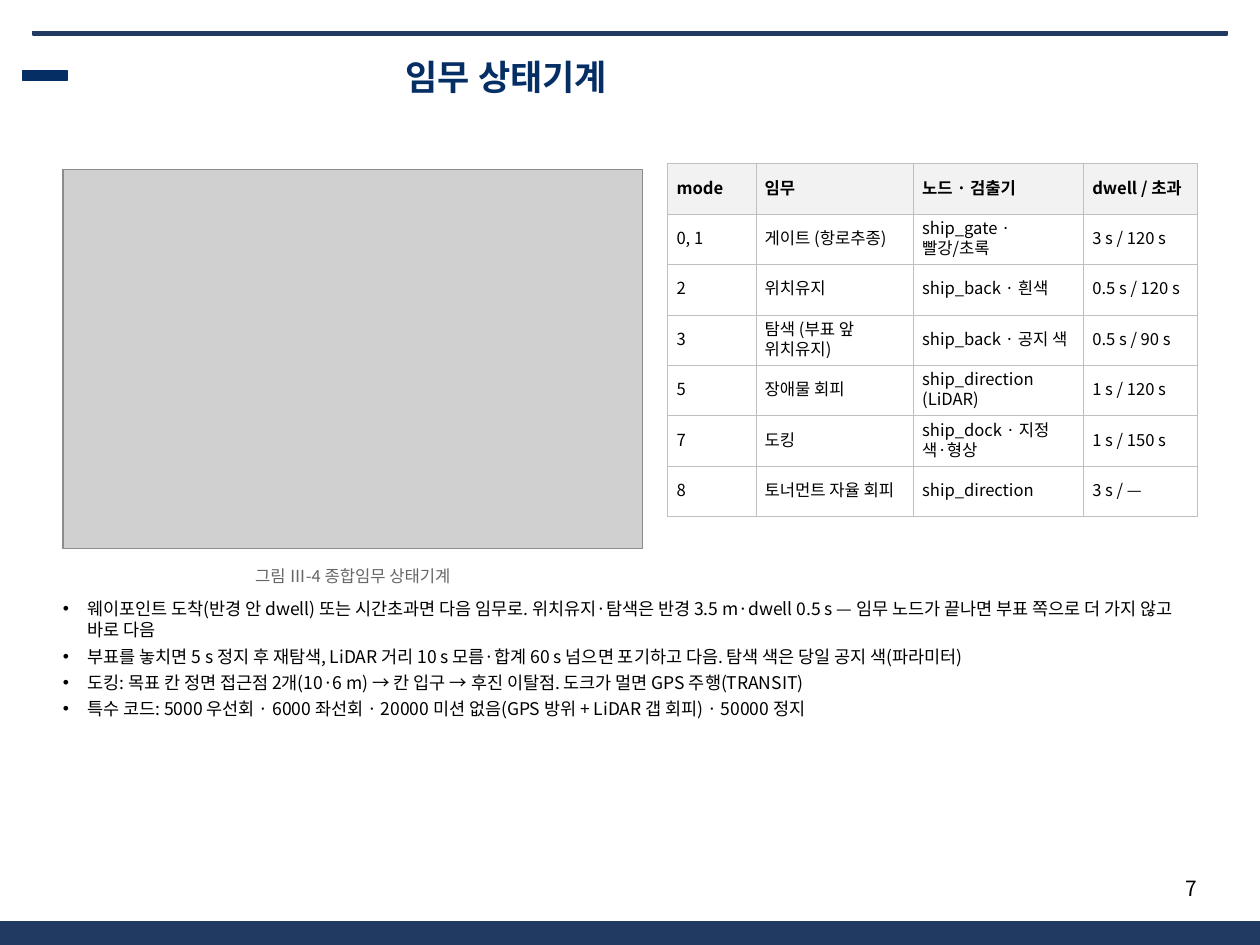
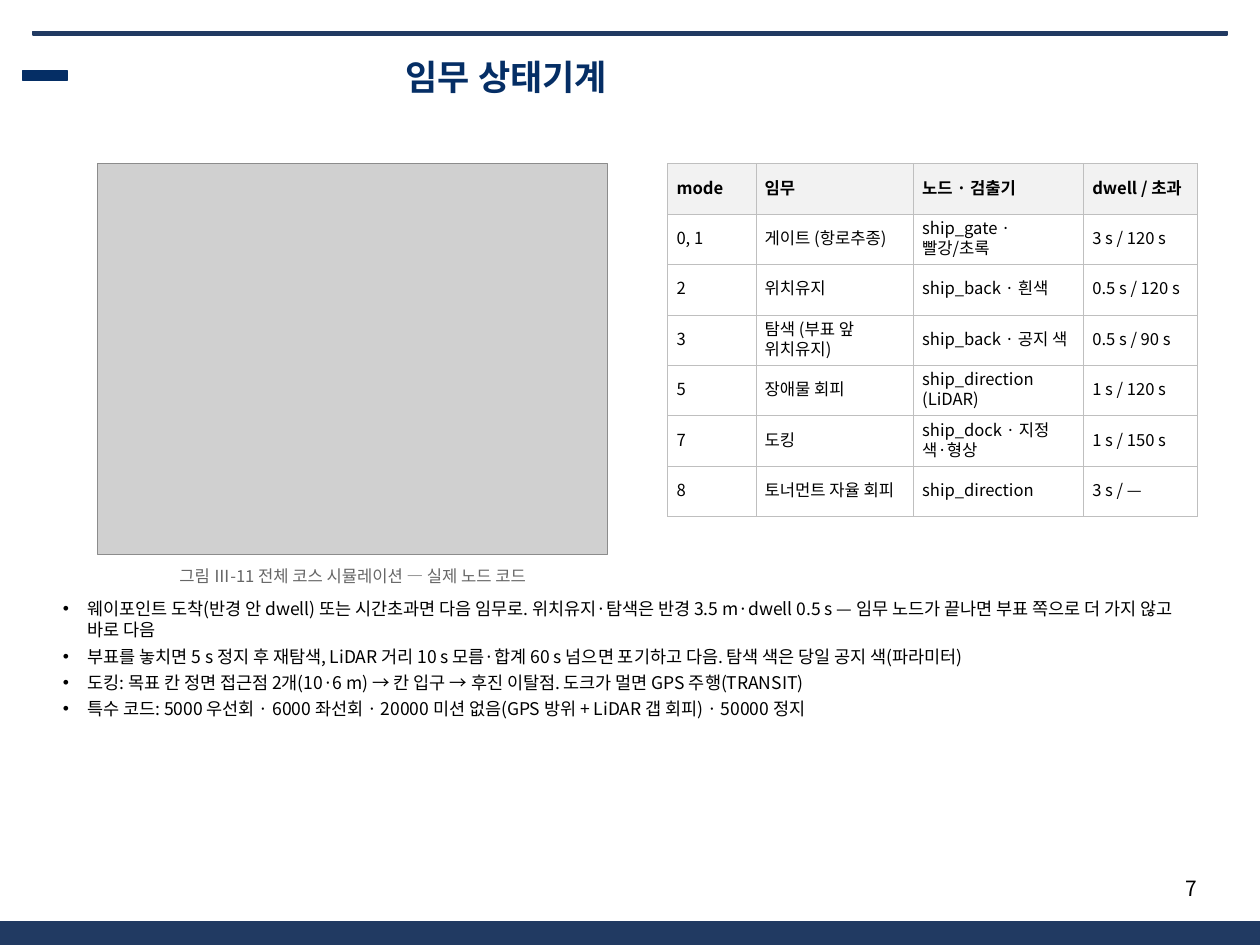
Before and after one commit to unmatsutake377-rgb/ros2_ws, a slide deck: slide 7 of docs/전달용/보고서_분담/발표자료_SSF_B.pptx. Drawn at 1260x945 pixels with LibreOffice and Linux fonts; fonts in the diff are those of the drawing; grey boxes stand for pictures; background and template pictures are left out. Boxes give left, top, right and bottom in pixels: in the first picture for what was removed or moved away, otherwise in the second. Text is boxed around its words. In the diff, an @@ line names an element or a change of style, - is before the commit and + after.

```diff
--- a/docs/전달용/보고서_분담/발표자료_SSF_B.pptx
+++ b/docs/전달용/보고서_분담/발표자료_SSF_B.pptx
@@ picture: place and size @@
-picture at (63, 169, 643, 548)
+picture at (98, 164, 609, 554)
@@ text at (179, 568, 526, 584): text changed @@
-그림 Ⅲ-4 종합임무 상태기계
+그림 Ⅲ-11 전체 코스 시뮬레이션 — 실제 노드 코드
```
Also in this commit, not shown: 2 other slides changed, 7 other files.
